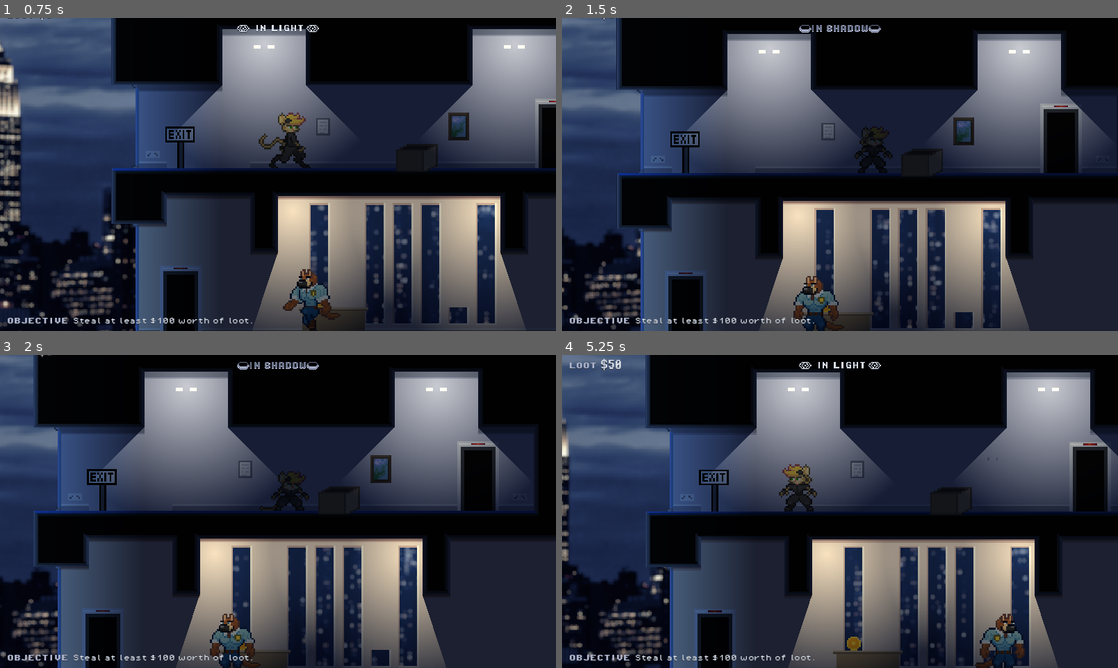
Above: before the commit, frames 1-4 (two rows, left to right).
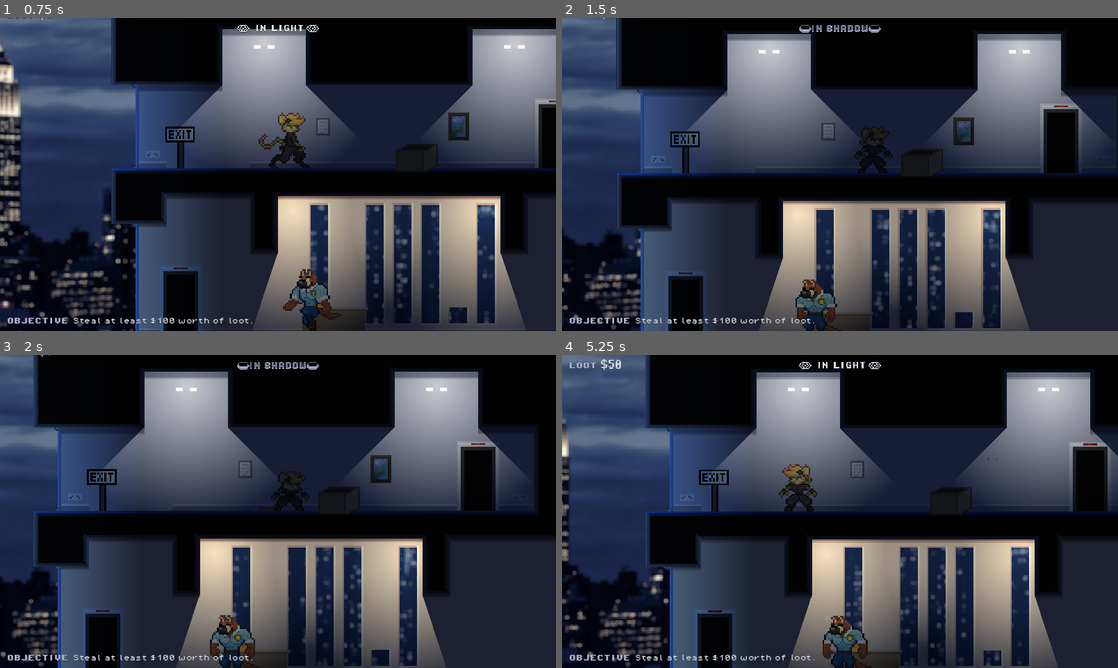
Above: after the commit, the same moments.

Repository: adamscott/catburglar
Game: Godot game, scene res://scenes/testbed.tscn
The game is run twice, just before and just after one commit, with the same random seed, the same clock (stepped at 60 frames per second) and the same inputs. The project has no main scene, so this scene is started directly.
Inputs:
- Up to frame 1 (0.75 s): hold Right (right) from 0.53 s (still down); tap X (interact) at 0.6 s
- Up to frame 2 (1.5 s): release Right (right) at 1.28 s; hold Down (down) from 1.28 s (still down); tap X (interact) at 1.35 s
- Up to frame 3 (2 s): keep holding Down (down)
- Up to frame 4 (5.25 s): release Down (down) at 2.03 s; hold Right (right) 2.03-3.53 s; tap X (interact) every 0.75 s from 2.1 to 5.1 s; hold Left (left) 3.53-5.03 s; hold Down (down) from 5.03 s (still down)

Frame 1 is identical in both runs. In frame 2, 0.4% of the frame differs, in the area x 41-50%, y 82-98%; in frame 3, 0.2%; in frame 4, 1.6%, in the area x 46-84%, y 80-100%.

Commit message:
Add better sprites for player roll, implement guard sleeping

Diff:
--- a/game/objects/guard.gd
+++ b/game/objects/guard.gd
@@ -3,7 +3,7 @@
 const WALK_SPEED : float = 40.0
 const THINKING_TIME : float = 0.5
 
-enum State {WAITING_AT_POINT, PATROLLING, SPOTTED_PLAYER, ALERT}
+enum State {WAITING_AT_POINT, PATROLLING, ENTERING_SLEEP, SLEEPING, LEAVING_SLEEP, SPOTTED_PLAYER, ALERT}
 
 @export_node_path("Node2D") var path_patrol_points
 
@@ -17,6 +17,7 @@
 var patrol_point_index : int = 0
 var thinking_time : float = 0.0
 var waiting_time : float = 2.0
+var sleeping_time : float
 var anim_index : float = 0.0
 
 func select_next_patrol_point() -> void:
@@ -46,7 +47,8 @@
 	return null
 
 func _physics_process_waiting(delta : float) -> void:
-	sprite.frame = 0
+	anim_index += delta * 10.0
+	sprite.frame = wrapf(anim_index, 0, 9)
 	if can_see_player():
 		current_state = State.SPOTTED_PLAYER
 		thinking_time = THINKING_TIME
@@ -60,7 +62,7 @@
 
 func _physics_process_patrolling(delta : float) -> void:
 	anim_index += delta * 10.0
-	sprite.frame = 1 + wrapf(anim_index, 0, 10)
+	sprite.frame = 10 + wrapf(anim_index, 0, 10)
 	if can_see_player():
 		current_state = State.SPOTTED_PLAYER
 		thinking_time = THINKING_TIME
@@ -69,8 +71,13 @@
 		var destination_position : Vector2 = get_current_patrol_point().global_position
 		var distance_to_destination : float = global_position.distance_to(destination_position)
 		if distance_to_destination < 2.0:
-			current_state = State.WAITING_AT_POINT
-			waiting_time = get_current_patrol_point().wait_time
+			if get_current_patrol_point().sleep_time > 0.0:
+				current_state = State.ENTERING_SLEEP
+				sleeping_time = get_current_patrol_point().sleep_time
+				anim_index = 0.0
+			else:
+				current_state = State.WAITING_AT_POINT
+				waiting_time = get_current_patrol_point().wait_time
 		else:
 			if destination_position.x > global_position.x:
 				sprite.flip_h = false
@@ -80,6 +87,29 @@
 				sprite.flip_h = true
 				raycasts.scale.x = -1.0
 				move_and_collide(Vector2.LEFT * WALK_SPEED * delta)
+
+func _physics_process_entering_sleep(delta : float) -> void:
+	anim_index += delta * 10.0
+	sprite.frame = 20 + clampf(anim_index, 0.0, 7.0)
+	if anim_index >= 8.0:
+		current_state = State.SLEEPING
+		anim_index = 0.0
+
+func _physics_process_sleeping(delta : float) -> void:
+	anim_index += delta * 10.0
+	sprite.frame = 30 + wrapf(anim_index, 0.0, 8.0)
+	sleeping_time -= delta
+	if sleeping_time <= 0.0:
+		current_state = State.LEAVING_SLEEP
+		anim_index = 0.0
+
+func _physics_process_leaving_sleep(delta : float) -> void:
+	anim_index += delta * 10.0
+	sprite.frame = 38 + clampf(anim_index, 0.0, 1.0)
+	if anim_index >= 2.0:
+		current_state = State.WAITING_AT_POINT
+		waiting_time = get_current_patrol_point().wait_time
+		anim_index = 0.0
 
 func _physics_process_spotted_player(delta : float) -> void:
 	sprite.frame = 0
@@ -98,4 +128,7 @@
 	match current_state:
 		State.WAITING_AT_POINT: _physics_process_waiting(delta)
 		State.PATROLLING: _physics_process_patrolling(delta)
+		State.ENTERING_SLEEP: _physics_process_entering_sleep(delta)
+		State.SLEEPING: _physics_process_sleeping(delta)
+		State.LEAVING_SLEEP: _physics_process_leaving_sleep(delta)
 		State.SPOTTED_PLAYER: _physics_process_spotted_player(delta)
--- a/game/objects/guard.tscn
+++ b/game/objects/guard.tscn
@@ -17,7 +17,8 @@
 texture_filter = 1
 position = Vector2(0, -18)
 texture = ExtResource("1_a0fpc")
-hframes = 11
+hframes = 10
+vframes = 5
 
 [node name="CollisionShape2D" type="CollisionShape2D" parent="."]
 position = Vector2(0, -20)
--- a/game/objects/patrol_point.gd
+++ b/game/objects/patrol_point.gd
@@ -1,4 +1,4 @@
 extends Node2D
 
 @export var wait_time : float = 1.0
-@export var yawn : bool = false
+@export var sleep_time : float = 0.0
--- a/game/objects/player.gd
+++ b/game/objects/player.gd
@@ -2,7 +2,7 @@
 
 const WALK_SPEED : float = 80.0
 const IN_AIR_MOVE_SPEED : float = 40.0
-const HALF_ROLL_SPEED : float = 120.0
+const HALF_ROLL_SPEED : float = 60.0
 const ROLL_SPEED : float = 160.0
 const MAX_ROLL_DISTANCE : float = 96.0
 const MAX_FALL_SPEED : float = 192.0
@@ -219,8 +219,8 @@
 func _physics_process_leaving_roll(delta : float) -> void:
 	update_obscured()
 	anim_index += delta * 15.0
-	sprite.frame = 90 + clampf(anim_index, 0.0, 1.0)
-	if anim_index >= 2.0:
+	sprite.frame = 90 + clampf(anim_index, 0.0, 6.0)
+	if anim_index >= 7.0:
 		current_state = State.CROUCHED
 		anim_index = 0.0
 	do_rolling_horizontal_movement(HALF_ROLL_SPEED, delta)
--- a/game/scenes/testbed.tscn
+++ b/game/scenes/testbed.tscn
@@ -144,6 +144,7 @@
 [node name="PatrolPoint1" parent="PatrolPath1" instance=ExtResource("14_pkt3h")]
 position = Vector2(112, 160)
 wait_time = 2.0
+sleep_time = 4.0
 
 [node name="PatrolPoint2" parent="PatrolPath1" instance=ExtResource("14_pkt3h")]
 position = Vector2(208, 160)
Binary file changed: game/sprites/guard.png
Binary file changed: game/sprites/player.png
